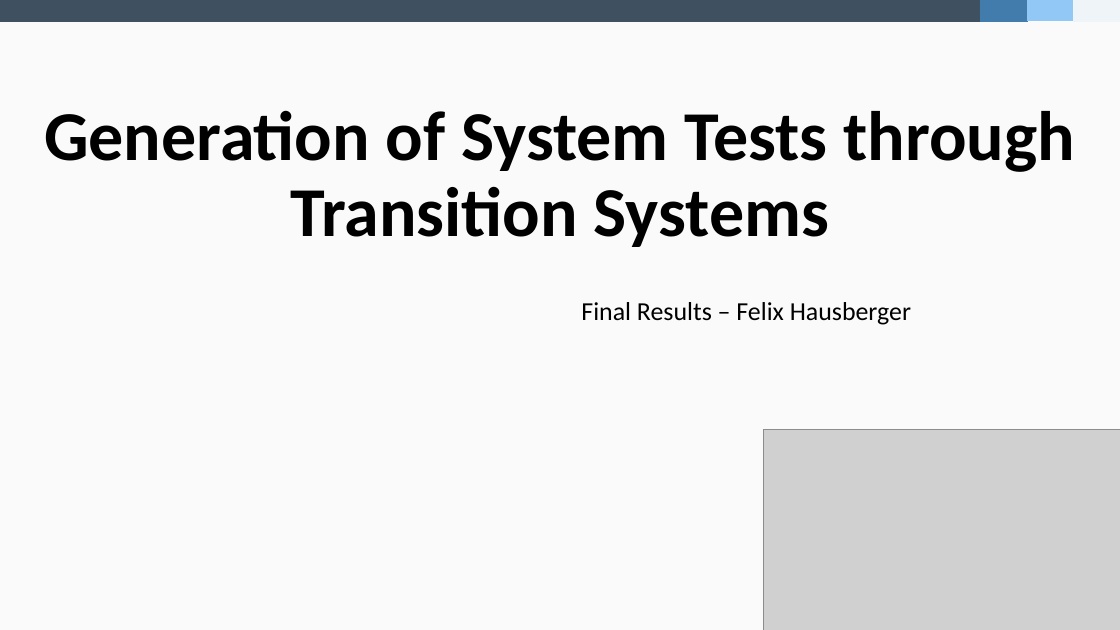
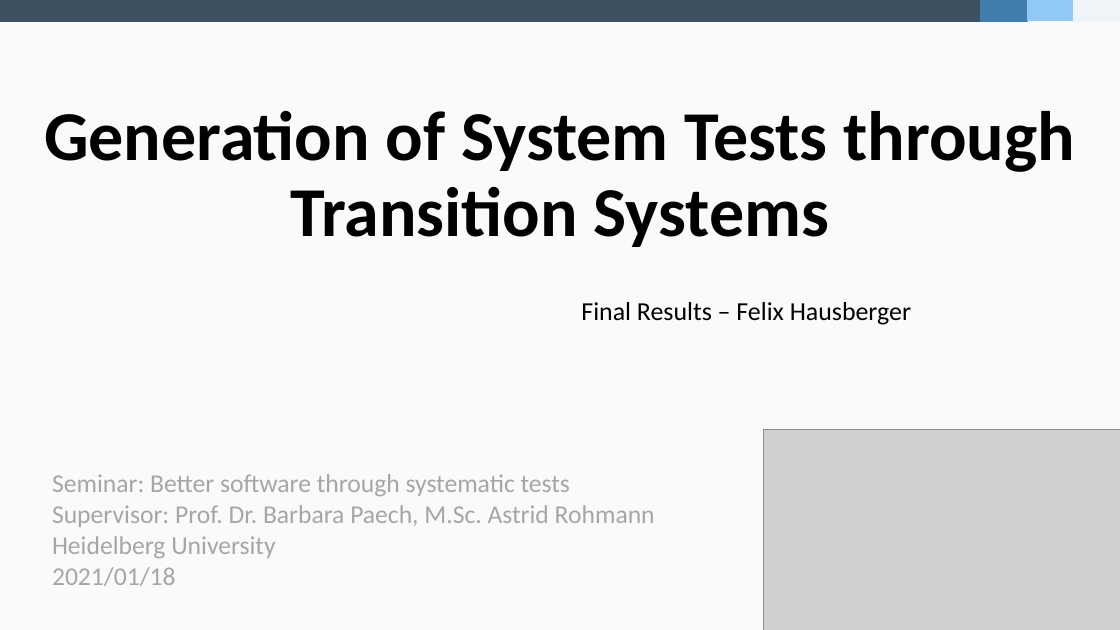
Before and after one commit to fidsusj/SWE-Seminar, a slide deck: slide 1 of doc/Final Presentation F. Hausberger.pptx. Drawn at 1120x630 pixels with LibreOffice and Linux fonts; fonts in the diff are those of the drawing; grey boxes stand for pictures. Boxes give left, top, right and bottom in pixels: in the first picture for what was removed or moved away, otherwise in the second. Text is boxed around its words. In the diff, an @@ line names an element or a change of style, - is before the commit and + after.

```diff
--- a/doc/Final Presentation F. Hausberger.pptx
+++ b/doc/Final Presentation F. Hausberger.pptx
@@ text added at <box>52,474,655,586</box>, 22 pt, text #A6A6A6 @@
+Seminar: Better software through systematic tests Supervisor: Prof. Dr. Barbara Paech, M.Sc. Astrid Rohmann Heidelberg University
+2021/01/18
```
Also in this commit, not shown: 22 other slides changed, 1 slide added.
